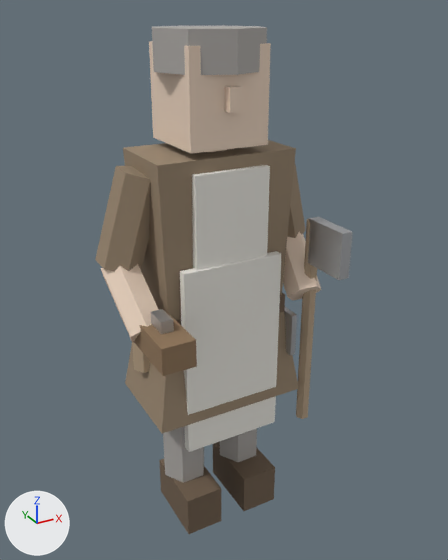
Renders of the glTF model public/models/char_carpenter.glb from each side of a commit.
Before and after are seen from a 50 mm camera at (-0.921, -1.774, 1.814) aimed at (0.024, -0.056, 0.955). Every picture has the same lights, and +X, +Y and +Z are marked at lower left. The picture after the commit comes second.

In view in the first picture: 'char_carpenter'.
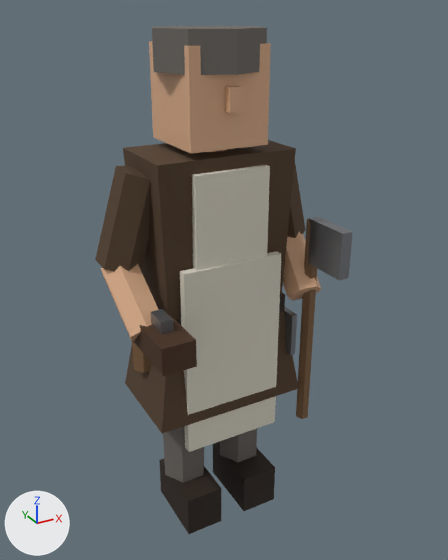
The change in detail:
Material 'CharSkin' (mat_charskin) changes colour from beige #efd7c2 to beige #dbad8a; in linear values from (0.86, 0.68, 0.54) to (0.711, 0.42, 0.253).
Material 'CharLinenWhite' (mat_charlinenwhite) changes colour from white #efece5 to pale yellow #dbd6c7; in linear values from (0.86, 0.84, 0.78) to (0.711, 0.674, 0.57).
Material 'CharLeatherDark' (mat_charleatherdark) changes colour from brown #6f5d4b to black #291c12; in linear values from (0.16, 0.11, 0.07) to (0.022, 0.0116, 0.00598).
Material 'CharWoolBrown' (mat_charwoolbrown) changes colour from brown #99866f to brown #523d29; in linear values from (0.32, 0.24, 0.16) to (0.0835, 0.047, 0.022).
Material 'CharWoolGrey' (mat_charwoolgrey) changes colour from grey #adaaa6 to dark grey #6b6661; in linear values from (0.42, 0.4, 0.38) to (0.147, 0.133, 0.119).
Material 'CharIronSteel' (mat_charironsteel) changes colour from light grey #c4c5c8 to grey #8c8f94; in linear values from (0.55, 0.56, 0.58) to (0.263, 0.274, 0.296).
Material 'CharWoodAsh' (mat_charwoodash) changes colour from beige #b8a286 to brown #7a5c3d; in linear values from (0.48, 0.36, 0.24) to (0.196, 0.107, 0.047).
Material 'CharWoodDark' (mat_charwooddark) changes colour from brown #907659 to brown #472e19; in linear values from (0.28, 0.18, 0.1) to (0.0637, 0.0272, 0.01).

Location of each change, (x1, y1, x2, y2) in pixels of the pictures (448 x 560 px):
'char_carpenter', recoloured (darker)
    both: (95, 25, 353, 534)
